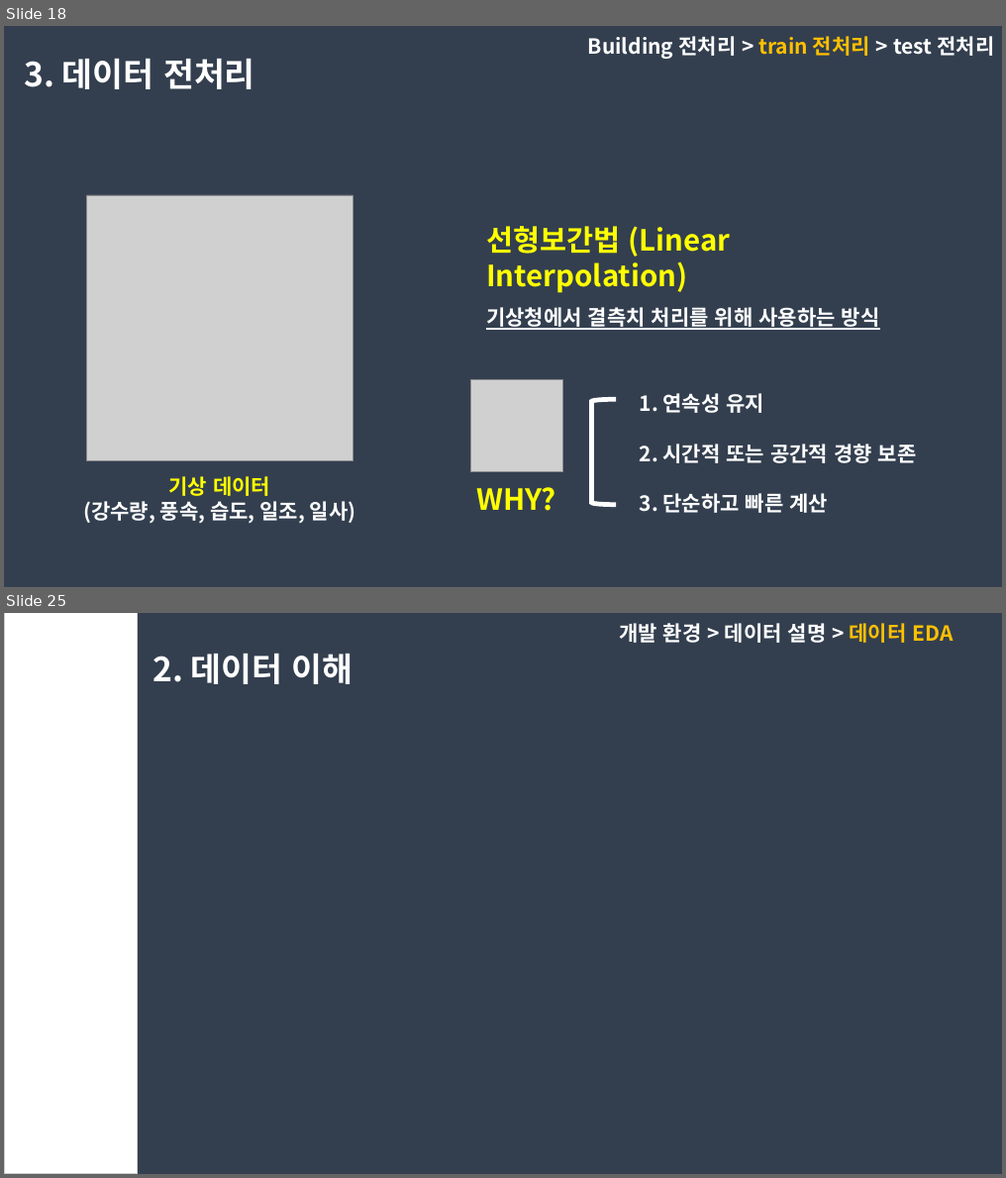
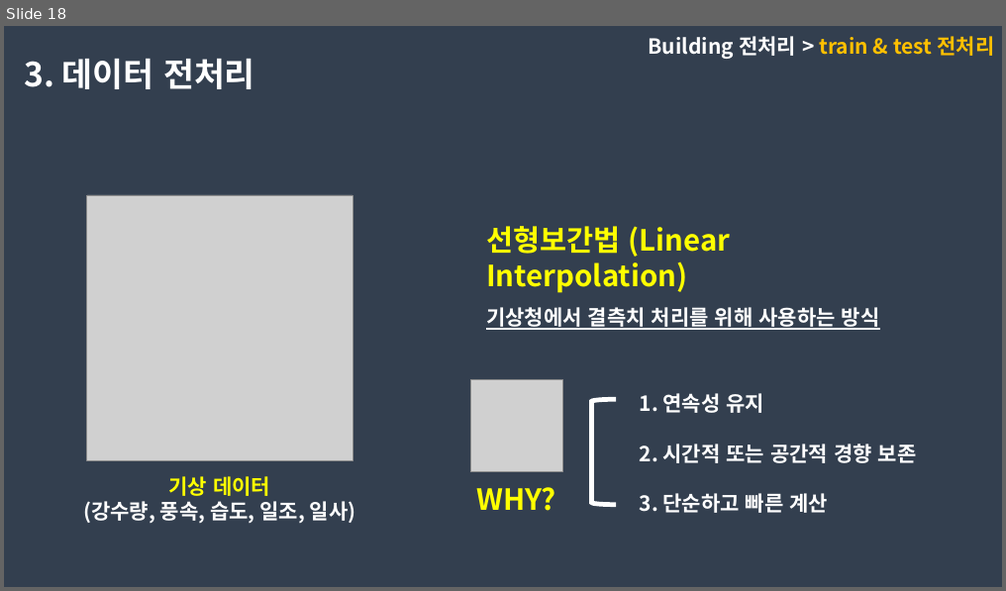
Before and after one commit to dongkieric98/-, a slide deck: electricity.pptx. Shown one above the other, each under a label of ours: slides 18 and 25 before the commit, slide 18 after it; the slides between them are not shown. The pictures are 1006x1178 and 1006x591 pixels, drawn with LibreOffice and Linux fonts; fonts in the diff are those of the drawing; grey boxes stand for pictures. Boxes give left, top, right and bottom in pixels: in the first picture for what was removed or moved away, otherwise in the second. Text is boxed around its words. In the diff, an @@ line names an element or a change of style, - is before the commit and + after.

```diff
--- a/electricity.pptx
+++ b/electricity.pptx
@@ slide 25 removed at (x1=4, y1=613, x2=1002, y2=1174), background #333F50 @@
@@ rectangle removed at (x1=4, y1=613, x2=138, y2=1174) @@
@@ text removed at (x1=619, y1=623, x2=953, y2=643) @@
-개발 환경 > 데이터 설명 > 데이터 EDA
@@ text removed at (x1=152, y1=654, x2=353, y2=684) @@
-2. 데이터 이해
@@ slide 18 changed as well @@
@@ text at (x1=648, y1=36, x2=994, y2=59): text changed; text colour #FFFFFF to #FFC000 @@
-Building 전처리 > train 전처리 > test 전처리
+Building 전처리 > train & test 전처리
```
Also in this commit, not shown: 8 other slides changed, 5 slides added, 5 other slides removed, 1 other file.
